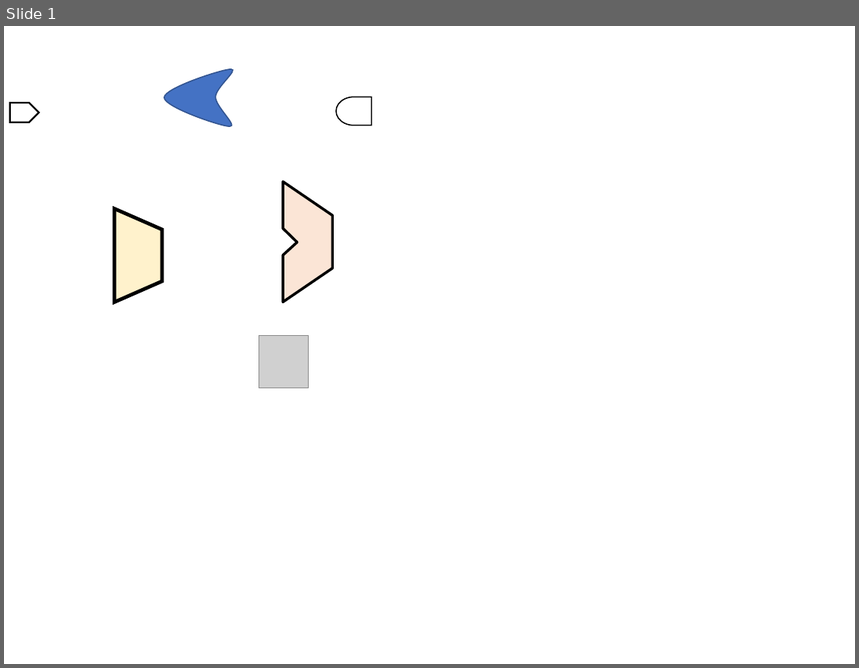
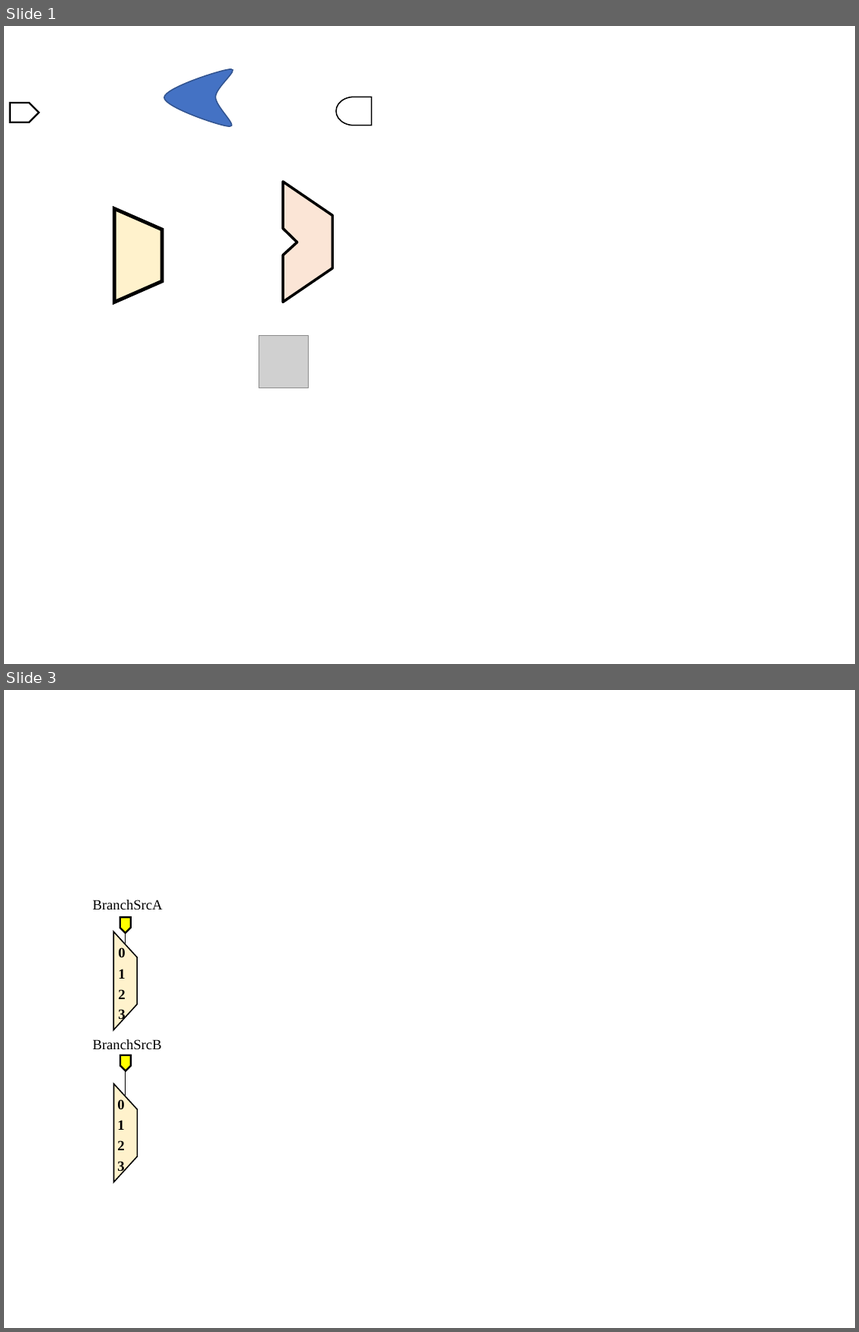
Before and after one commit to baron0426/Pipeline, a slide deck: fig.pptx. Shown one above the other, each under a label of ours: slide 1 before the commit, slides 1 and 3 after it; the slides between them are not shown. The pictures are 859x668 and 859x1332 pixels, drawn with LibreOffice and Linux fonts; fonts in the diff are those of the drawing; grey boxes stand for pictures. Boxes give left, top, right and bottom in pixels: in the first picture for what was removed or moved away, otherwise in the second. Text is boxed around its words. In the diff, an @@ line names an element or a change of style, - is before the commit and + after.

```diff
--- a/fig.pptx
+++ b/fig.pptx
@@ slide 3 added at box(4, 690, 855, 1328), background #FFFFFF @@
@@ group added at box(93, 900, 163, 1182): 10 texts, 2 lines, 2 trapezoids, 2 snip same rects @@
+BranchSrcA
+0
+1
+2
+3
+0
+1
+2
+3
+BranchSrcB
```
Also in this commit, not shown: 1 slide changed, 1 other slide added.
